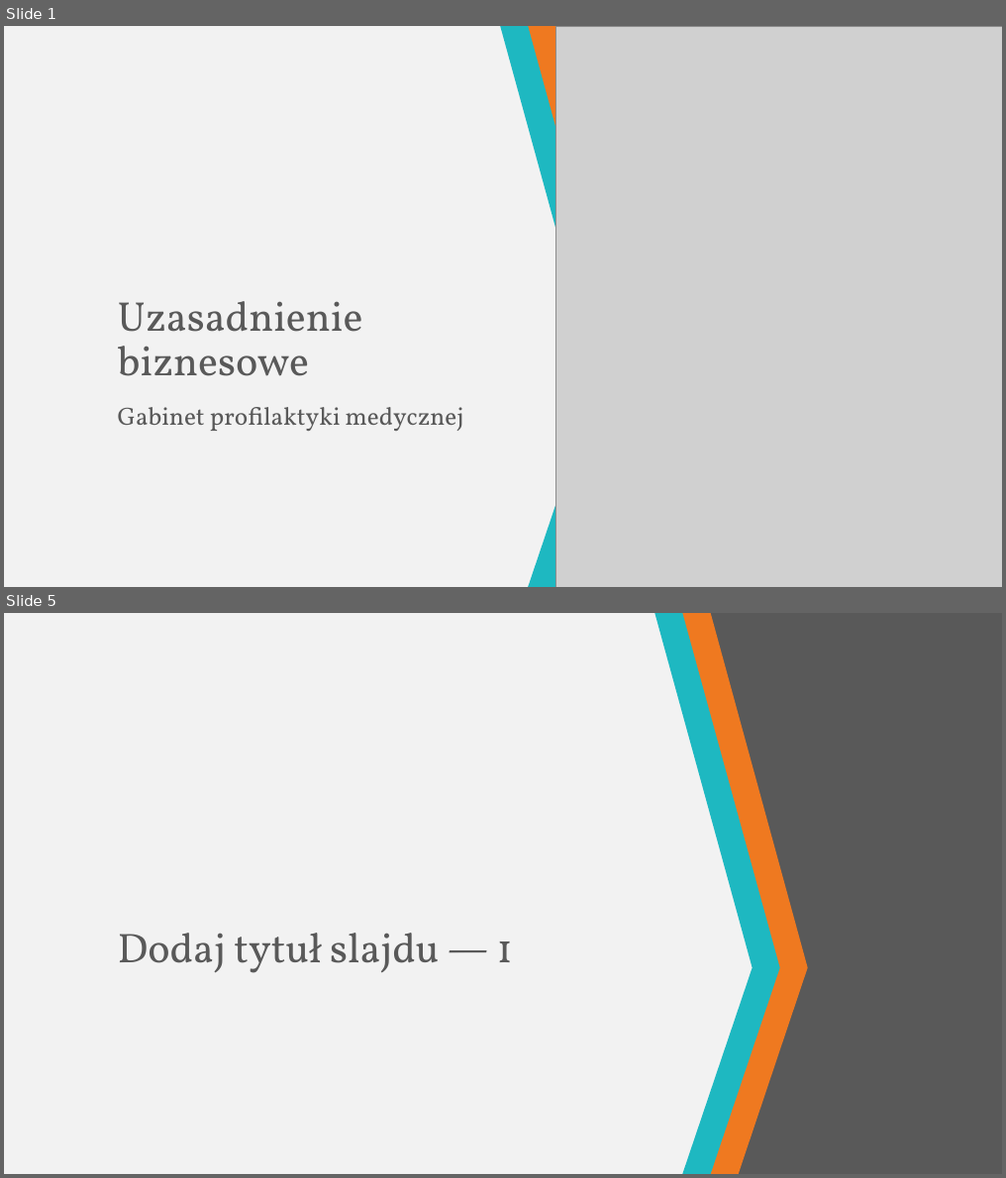
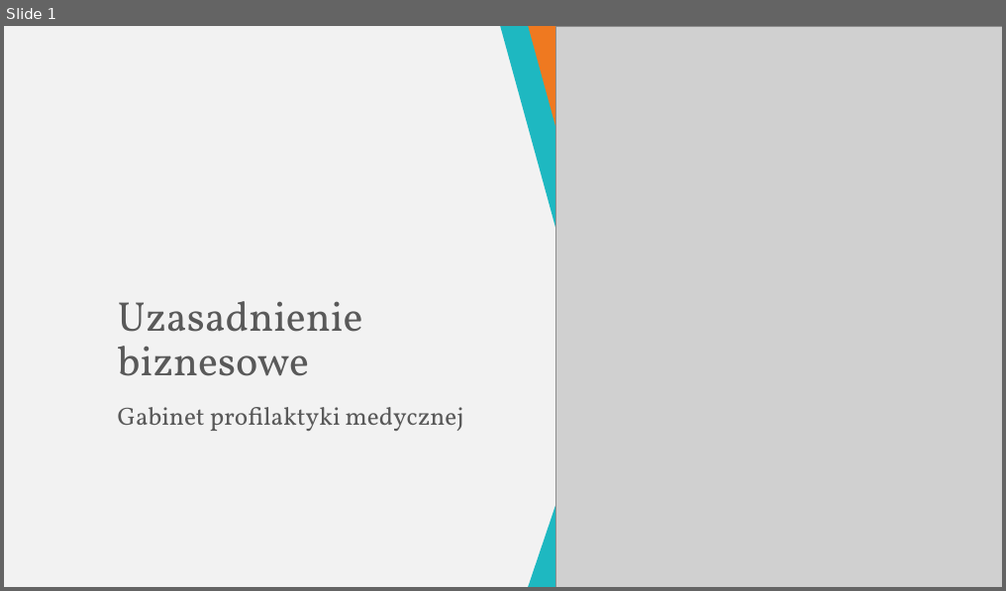
Before and after one commit to jakubpolczynski/Gabinet-Profilaktyki-Medycznej, a slide deck: Dokumentacja/Uzasadnienie biznesowe/Uzasadnienie biznesowe.pptx. Shown one above the other, each under a label of ours: slides 1 and 5 before the commit, slide 1 after it; the slides between them are not shown. The pictures are 1006x1178 and 1006x591 pixels, drawn with LibreOffice and Linux fonts; fonts in the diff are those of the drawing; grey boxes stand for pictures. Boxes give left, top, right and bottom in pixels: in the first picture for what was removed or moved away, otherwise in the second. Text is boxed around its words. In the diff, an @@ line names an element or a change of style, - is before the commit and + after.

```diff
--- a/Dokumentacja/Uzasadnienie biznesowe/Uzasadnienie biznesowe.pptx
+++ b/Dokumentacja/Uzasadnienie biznesowe/Uzasadnienie biznesowe.pptx
@@ slide 5 removed at (4,613,1002,1174), background #F2F2F2 @@
@@ freeform shape removed at (654,613,779,1174) @@
@@ freeform shape removed at (671,613,808,1174) @@
@@ freeform shape removed at (694,613,1002,1174) @@
@@ title removed at (118,933,513,973) @@
-Dodaj tytuł slajdu — 1
```
Also in this commit, not shown: 1 slide changed, 8 slides added, 9 other slides removed.
